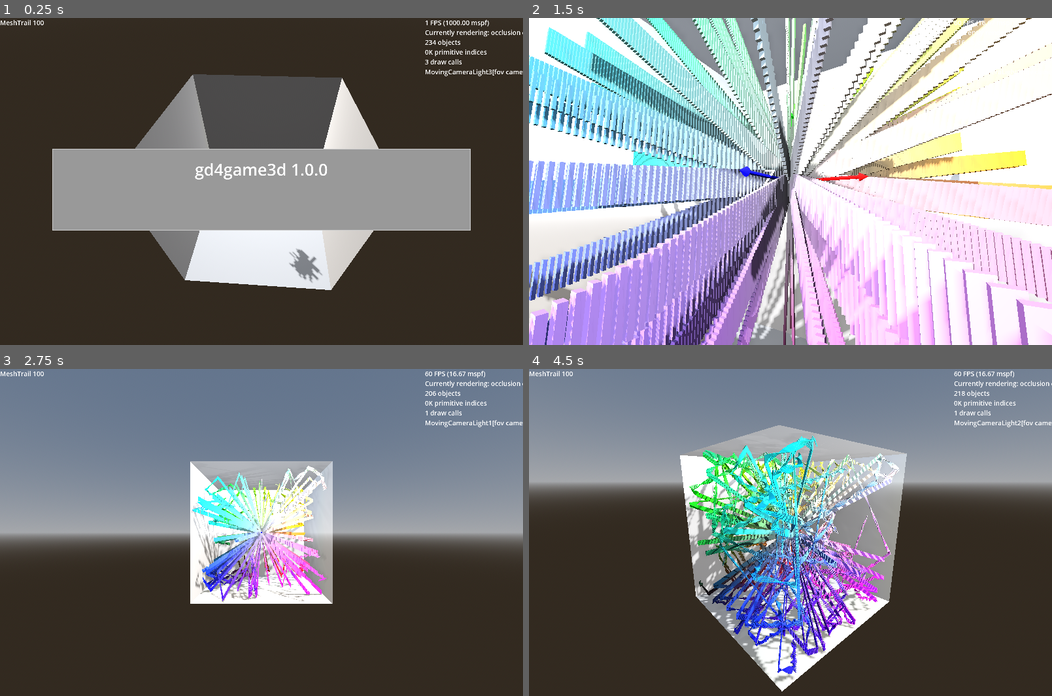
Above: before the commit, frames 1-4 (two rows, left to right).
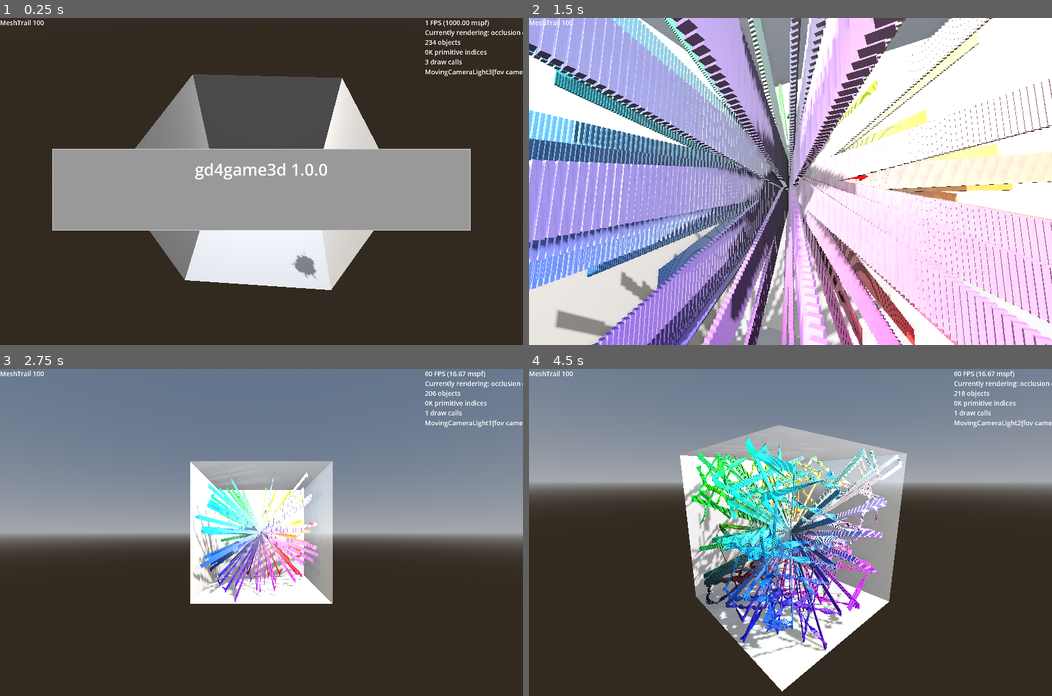
Above: after the commit, the same moments.

Repository: kasworld/gd4game3d
Game: Godot game, scene res://main.tscn
Same seed, same stepped clock (60 frames per second), same inputs: the game is played once before the commit and once after it.
Inputs (mouse positions are in pixels of both pictures, inside the frame that each line leads up to):
- Up to frame 1 (0.25 s): no input
- Up to frame 2 (1.5 s): tap Enter at 0.5 s; move the mouse to (905, 165) at 0.52 s; hold Right 0.53-1.28 s; tap Q at 0.6 s; click (905, 165) at 0.67 s; move the mouse to (685, 197) at 1.27 s; hold Down from 1.28 s (still down); tap E at 1.35 s
- Up to frame 3 (2.75 s): move the mouse to (313, 460) at 2.02 s; release Down at 2.03 s; hold Right from 2.03 s (still down); tap Enter at 2.1 s
- Up to frame 4 (4.5 s): move the mouse to (764, 597) at 2.77 s; release Right at 2.78 s; hold Up 2.78-3.53 s; tap Q at 2.85 s; click (764, 597) at 2.92 s; move the mouse to (947, 581) at 3.52 s; hold Left from 3.53 s (still down); tap E at 3.6 s; move the mouse to (633, 483) at 4.27 s; tap Enter at 4.35 s

The runs differ from the first frame. In frame 1, 0.2% of the frame differs, in the area x 55-62%, y 70-81%; in frame 2, 66%, in the area x 0-100%, y 0-100%; in frame 3, 5.4%; in frame 4, 17%.

Commit message:
init args to move

Diff:
--- a/main.gd
+++ b/main.gd
@@ -95,7 +95,7 @@
 	for i in 100:
 		var ball :MeshTrail = meshtrail_scene.instantiate(
 			).set_ColorChange_ByPosition(b_box
-			).init_trail_with_alpha(mesh, randi_range(100,1000), bounce, radius, 4*PI, 1.0 , Vector3.ZERO,
+			).init_trail_with_alpha(mesh, randi_range(100,1000),  1.0 , Vector3.ZERO,
 			).set_speed(20,40)
 		$MeshTrailContainer.add_child(ball)
 
@@ -127,7 +127,7 @@
 	label_demo()
 
 	for mt in $MeshTrailContainer.get_children():
-		mt.move(delta)
+		mt.move(delta,bounce, radius, 4*PI,)
 
 	var now := Time.get_unix_time_from_system()
 	var t := now /2.3
--- a/mesh_trail/mesh_trail.gd
+++ b/mesh_trail/mesh_trail.gd
@@ -40,6 +40,8 @@
 
 func set_ColorChange_OnBounce() -> MeshTrail:
 	color_change_mode = ColorChange.OnBounce
+	color_from = get_random_color_fn.call()
+	color_to = get_random_color_fn.call()
 	return self
 
 # for ColorChange.MeshGradient
@@ -56,17 +58,23 @@
 
 func set_ColorChange_MeshGradient() -> MeshTrail:
 	color_change_mode = ColorChange.MeshGradient
+	color_from = get_random_color_fn.call()
+	color_to = get_random_color_fn.call()
 	return self
 
 var color_aabb :AABB
 func set_ColorChange_ByPosition(c_aabb :AABB) -> MeshTrail:
 	color_change_mode = ColorChange.ByPosition
 	color_aabb = c_aabb
+	color_from = get_random_color_fn.call()
+	color_to = get_random_color_fn.call()
 	return self
 
 func set_ColorChange_ByPositionFn(fn :Callable) -> MeshTrail:
 	color_change_mode = ColorChange.ByPosition
 	get_color_ByPosition_fn = fn
+	color_from = get_random_color_fn.call()
+	color_to = get_random_color_fn.call()
 	return self
 
 var get_color_ByPosition_fn :Callable = get_color_ByPosition
@@ -84,38 +92,25 @@
 	return Color(randf(),randf(),randf())
 
 var head_velocity :Vector3
-var bounce_fn :Callable
-var radius :float
 var speed_max :float
 var speed_min :float
 var obj_cursor :int
 var current_rotation :float
 var current_rotation_velocity :float
-var rotation_velocity_deviation :float
 
 func init_trail_with_alpha(
 		mesh :Mesh,
 		inst_count :int,
-		bounce_fn_a :Callable,
-		radius_a :float,
-		rotation_velocity_deviation_a :float = 4*PI,
 		alpha :float = 1.0,
 		initial_pos :Vector3 = Vector3.ZERO,
 		) -> MeshTrail:
-	radius = radius_a
-	bounce_fn = bounce_fn_a
-	rotation_velocity_deviation = rotation_velocity_deviation_a
-	speed_max = radius * 40
-	speed_min = radius * 20
-	head_velocity = Vector3( (randf()-0.5)*speed_max, (randf()-0.5)*speed_max, (randf()-0.5)*speed_max)
-	color_from = get_random_color_fn.call()
-	color_to = get_random_color_fn.call()
 	init_with_alpha(mesh, inst_count, alpha, initial_pos)
 	return self
 
 func set_speed(mins :float, maxs :float) -> MeshTrail:
 	speed_max = maxs
 	speed_min = mins
+	head_velocity = Vector3( (randf()-0.5)*speed_max, (randf()-0.5)*speed_max, (randf()-0.5)*speed_max)
 	return self
 
 func set_color_by_mode(inst_index :int, pos :Vector3) -> void:
@@ -134,13 +129,13 @@
 	t = t.rotated_local(axis, rot)
 	multimesh.set_instance_transform(i,t )
 
-func move(delta :float) -> void:
+func move(delta :float, bounce_fn :Callable, radius :float, rotation_velocity_deviation :float = 4*PI,) -> void:
 	var old_cursor := obj_cursor
 	obj_cursor +=1
 	obj_cursor %= multimesh.instance_count
-	_move_trail(delta, old_cursor, obj_cursor)
+	_move_trail(delta, old_cursor, obj_cursor, bounce_fn, radius, rotation_velocity_deviation)
 
-func _move_trail(delta: float, oldi :int, newi:int) -> void:
+func _move_trail(delta: float, oldi :int, newi:int, bounce_fn :Callable, radius :float, rotation_velocity_deviation :float) -> void:
 	var oldpos :Vector3 = multimesh.get_instance_transform(oldi).origin
 	var newpos :Vector3 = oldpos + head_velocity * delta
 	var bn = bounce_fn.call(oldpos,newpos,radius)
